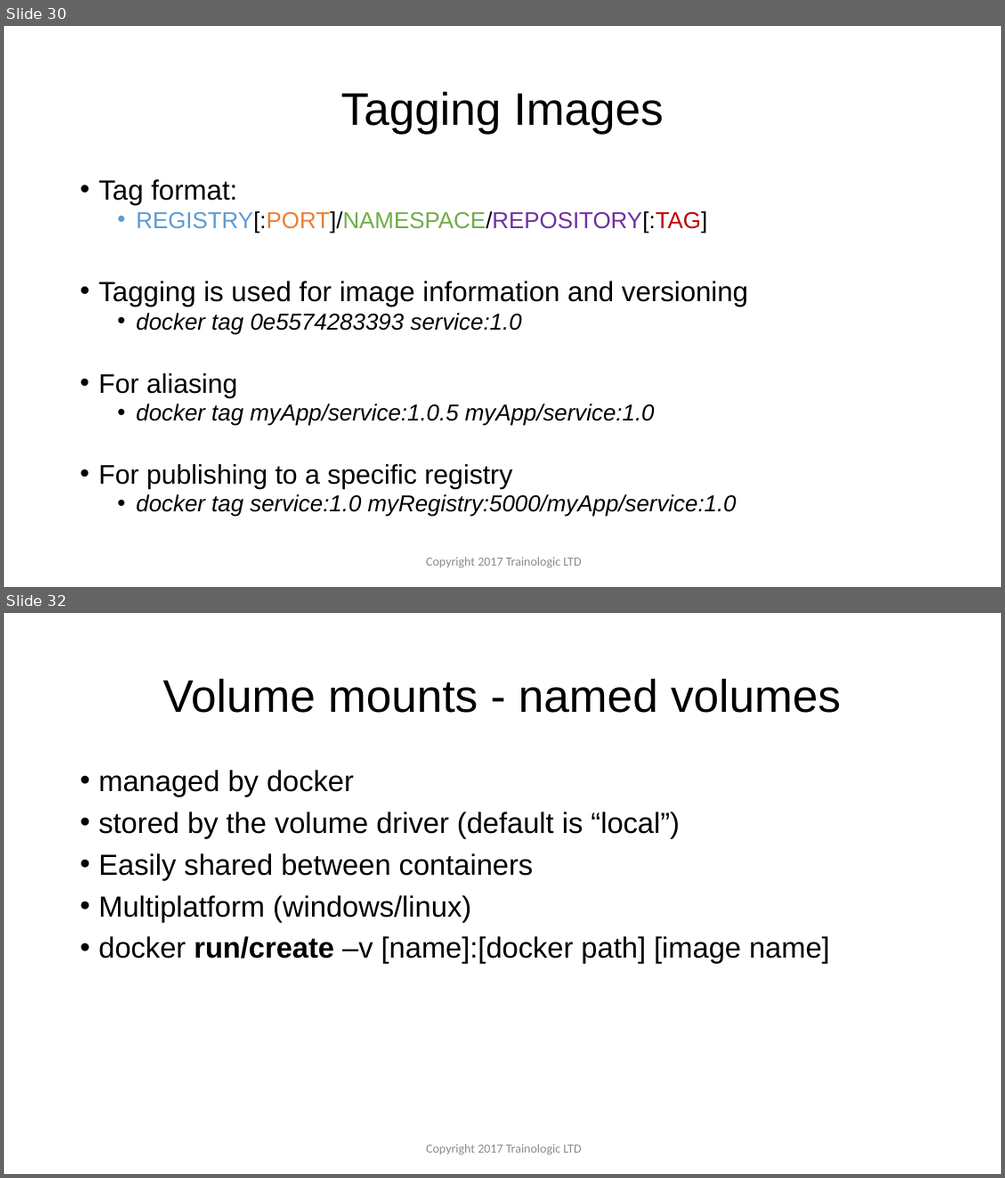
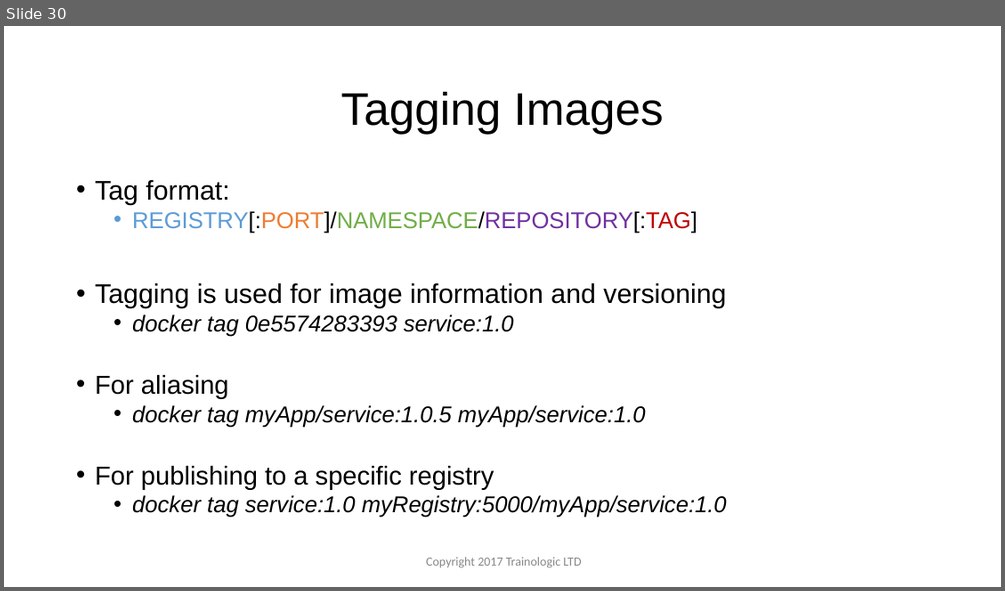
Before and after one commit to ColonelLanda/docker-meetup-2018, a slide deck: Docker - Meetup.pptx. Shown one above the other, each under a label of ours: slides 30 and 32 before the commit, slide 30 after it; the slides between them are not shown. The pictures are 1005x1178 and 1005x591 pixels, drawn with LibreOffice and Linux fonts; fonts in the diff are those of the drawing; background and template pictures are left out. Boxes give left, top, right and bottom in pixels: in the first picture for what was removed or moved away, otherwise in the second. Text is boxed around its words. In the diff, an @@ line names an element or a change of style, - is before the commit and + after.

```diff
--- a/Docker - Meetup.pptx
+++ b/Docker - Meetup.pptx
@@ slide 32 removed at (4,613,1001,1174), background #FFFFFF @@
@@ title removed at (163,678,841,713) @@
-Volume mounts - named volumes
@@ text removed at (98,770,830,963) @@
-• managed by docker
-• stored by the volume driver (default is “local”)
-• Easily shared between containers
-• Multiplatform (windows/linux)
-• docker run/create –v [name]:[docker path] [image name]
@@ text removed at (426,1143,581,1155) @@
-Copyright 2017 Trainologic LTD
@@ slide 30 changed as well @@
@@ text "Tag format:" at (95,180,727,517): size 26.8 to 26 pt in "Tag format:", "Tagging is used for image information and ..."; size 22.2 to 22 pt in "REGISTRY[:PORT]/NAMESPACE/REPOSITORY[:TAG]", "docker tag 0e5574283393 service:1.0", "docker tag myApp/service:1.0.5 myApp/service:1.0", "docker tag service:1.0 myRegistry:5000/myApp/service:1.0"; size 25.9 to 25 pt in "For aliasing", "For publishing to a specific registry"; line spacing 0.8 to 0.81 @@
```
Also in this commit, not shown: 35 other slides changed, 2 slides added, 4 other slides removed, 1 other file.
